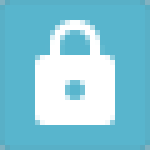
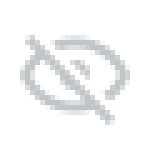
Comparing the layer stacks of the two 150x150 images. Changes:
added layer "eye-off-outline" above "Pillar" over [20,35,130,125]
hid "lock" over [35,20,115,125]
hid "ButtonSmallFocused" over [0,0,150,150]
hid "ButtonSmallPressed" over [0,0,150,150]
hid "Normal" over [0,0,150,150]
